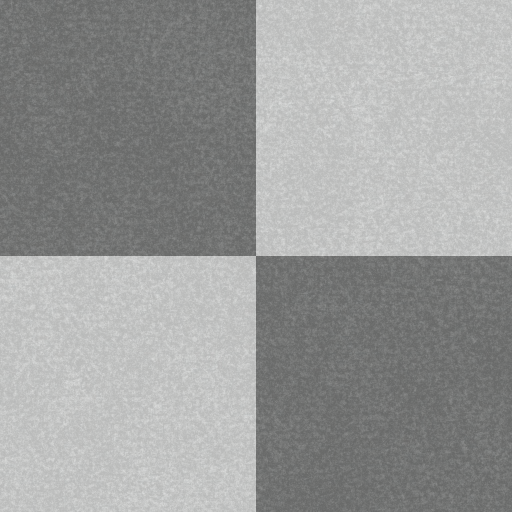
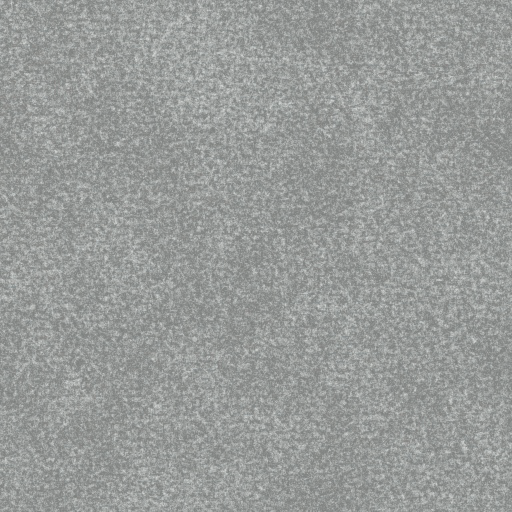
Revision of a layered w=512, h=512 image; what changed, layer by layer:
"carpet_base_seamless": opacity 18% → 45% over left=0, top=0, right=512, bottom=512
hid "Layer 2" over left=0, top=0, right=512, bottom=512
